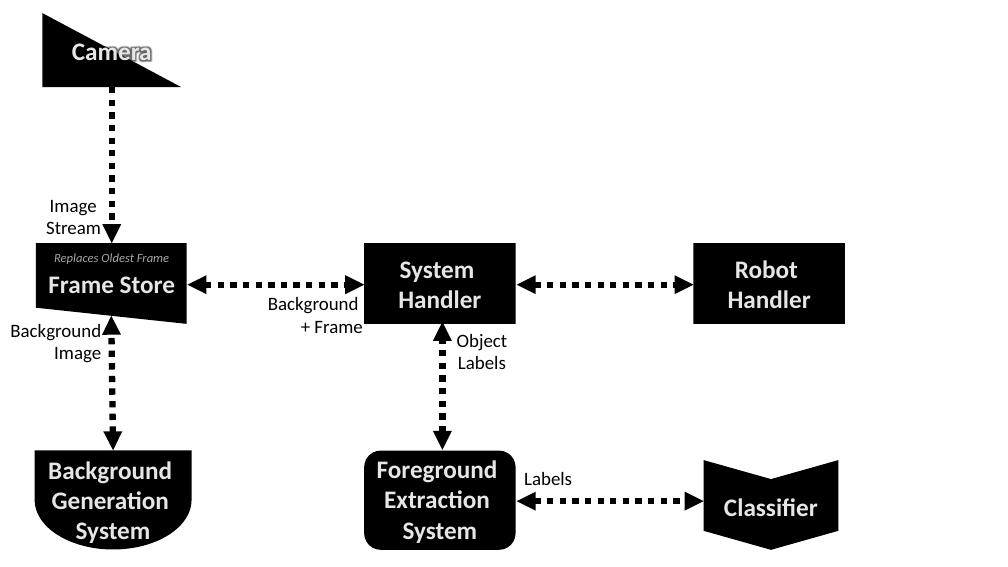
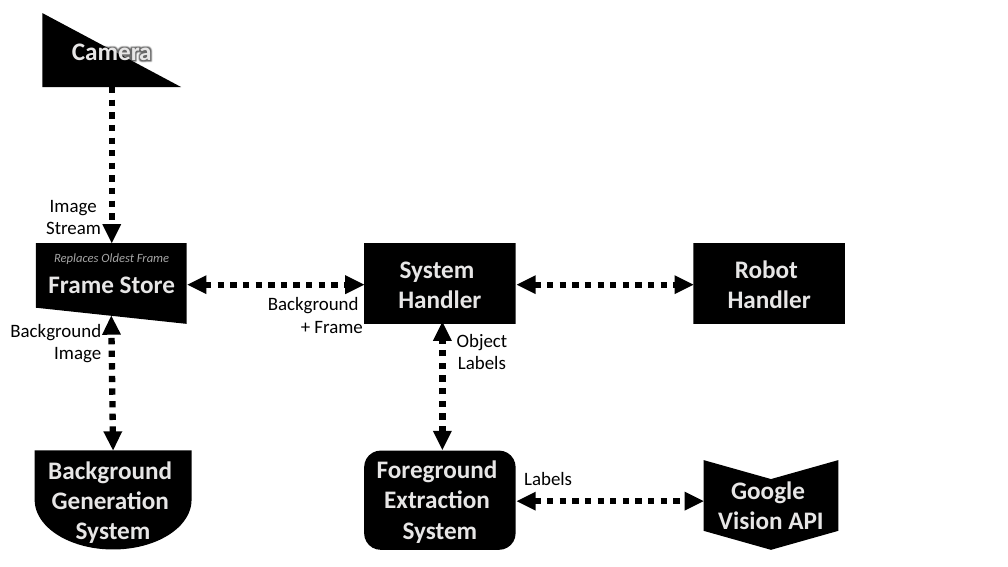
Before and after one commit to Iranaphor/Autonomous-Litter-Collection, a slide deck: slide 8 of Visual Plan.pptx. Drawn at 1008x567 pixels with LibreOffice and Linux fonts; fonts in the diff are those of the drawing. Boxes give left, top, right and bottom in pixels: in the first picture for what was removed or moved away, otherwise in the second. Text is boxed around its words. In the diff, an @@ line names an element or a change of style, - is before the commit and + after.

```diff
--- a/Visual Plan.pptx
+++ b/Visual Plan.pptx
@@ text at [718,481,823,536]: text changed @@
-Classifier
+Google
+Vision API
```
Also in this commit, not shown: 11 other files.
